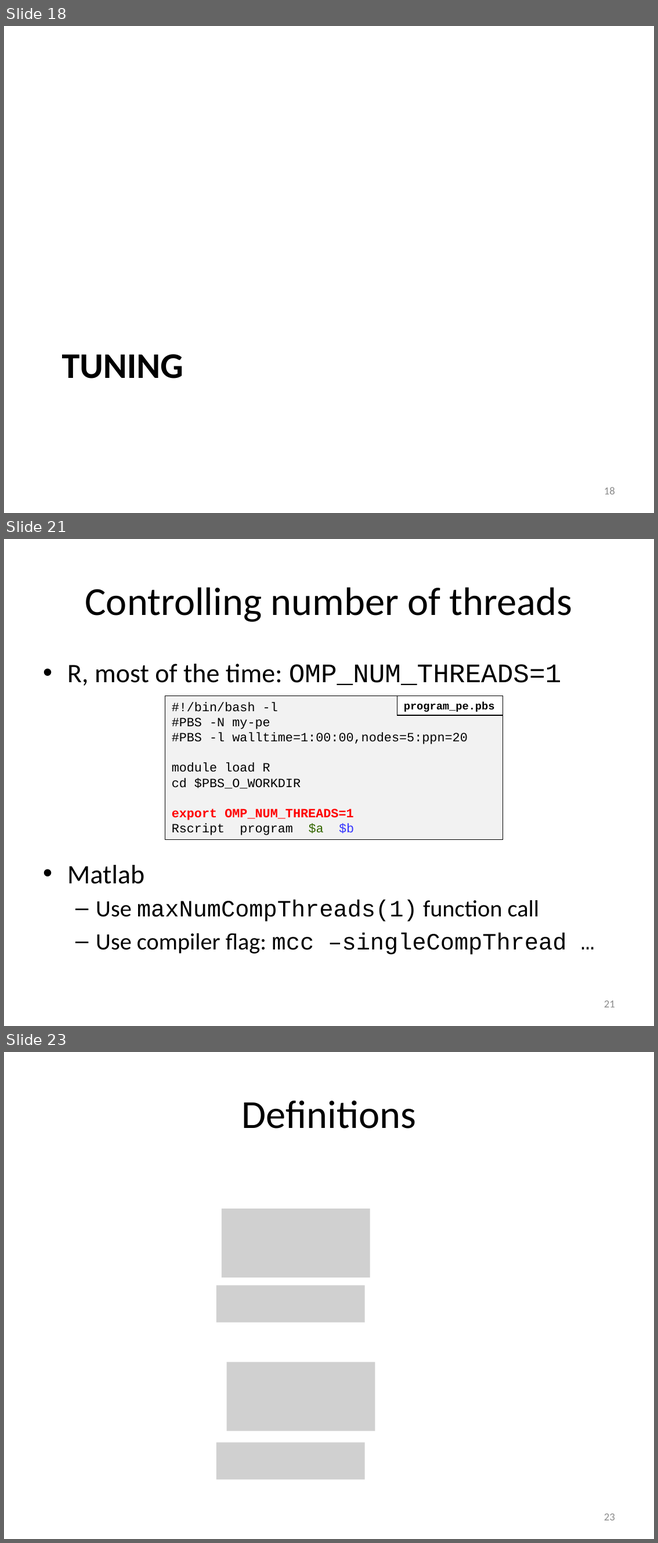
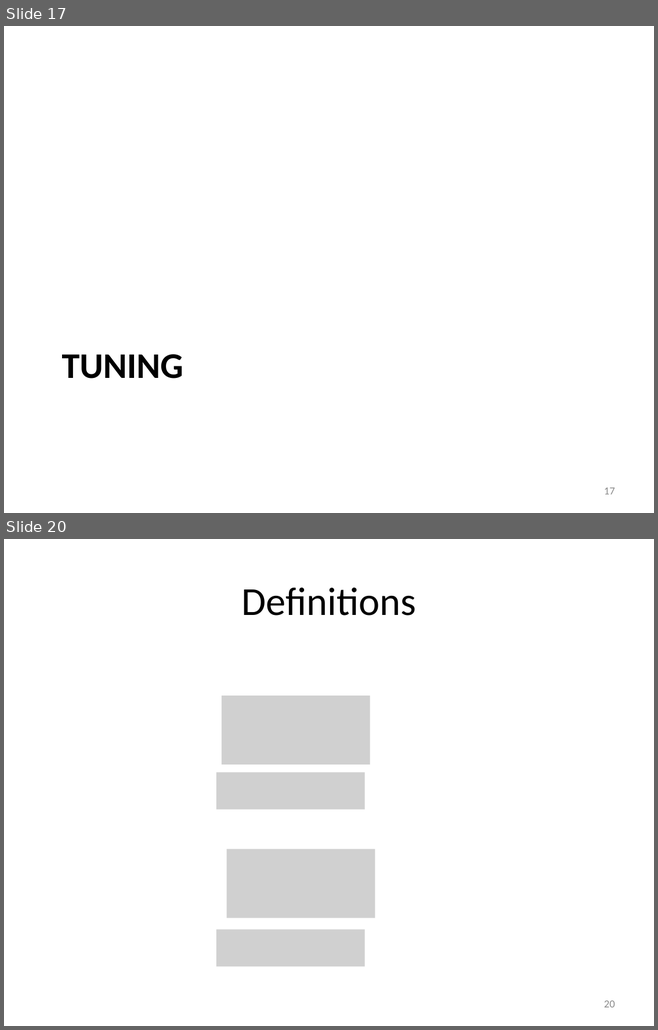
Before and after one commit to gjbex/atools, a slide deck: atools.pptx. Shown one above the other, each under a label of ours: slides 18, 21 and 23 before the commit, slides 17 and 20 after it; the slides between them are not shown. The pictures are 658x1543 and 658x1030 pixels, drawn with LibreOffice and Linux fonts; fonts in the diff are those of the drawing; grey boxes stand for pictures. Boxes give left, top, right and bottom in pixels: in the first picture for what was removed or moved away, otherwise in the second. Text is boxed around its words. In the diff, an @@ line names an element or a change of style, - is before the commit and + after.

```diff
--- a/atools.pptx
+++ b/atools.pptx
@@ slide 21 removed at (x1=4, y1=539, x2=654, y2=1026), background #FFFFFF @@
@@ title removed at (x1=85, y1=587, x2=572, y2=622) @@
-Controlling number of threads
@@ text removed at (x1=67, y1=664, x2=566, y2=955) @@
-• R, most of the time: OMP_NUM_THREADS=1
-• Matlab
-  – Use maxNumCompThreads(1) function call
-  – Use compiler flag: mcc –singleCompThread …
@@ rectangle removed at (x1=165, y1=696, x2=503, y2=840) @@
-#!/bin/bash -l
-#PBS -N my-pe
-#PBS -l walltime=1:00:00,nodes=5:ppn=20
-module load R
-cd $PBS_O_WORKDIR
-export OMP_NUM_THREADS=1
-Rscript program $a $b
@@ rectangle removed at (x1=397, y1=696, x2=503, y2=715) @@
-program_pe.pbs
@@ page number removed at (x1=604, y1=1001, x2=615, y2=1008) @@
-21
@@ what was slide 18 is now slide 17 @@
@@ page number at (x1=604, y1=488, x2=615, y2=495): text changed @@
-18
+17
@@ what was slide 23 is now slide 20 @@
@@ page number at (x1=604, y1=1001, x2=615, y2=1008): text changed @@
-23
+20
```
Also in this commit, not shown: 11 slides changed, 1 slide added, 8 other slides removed.
